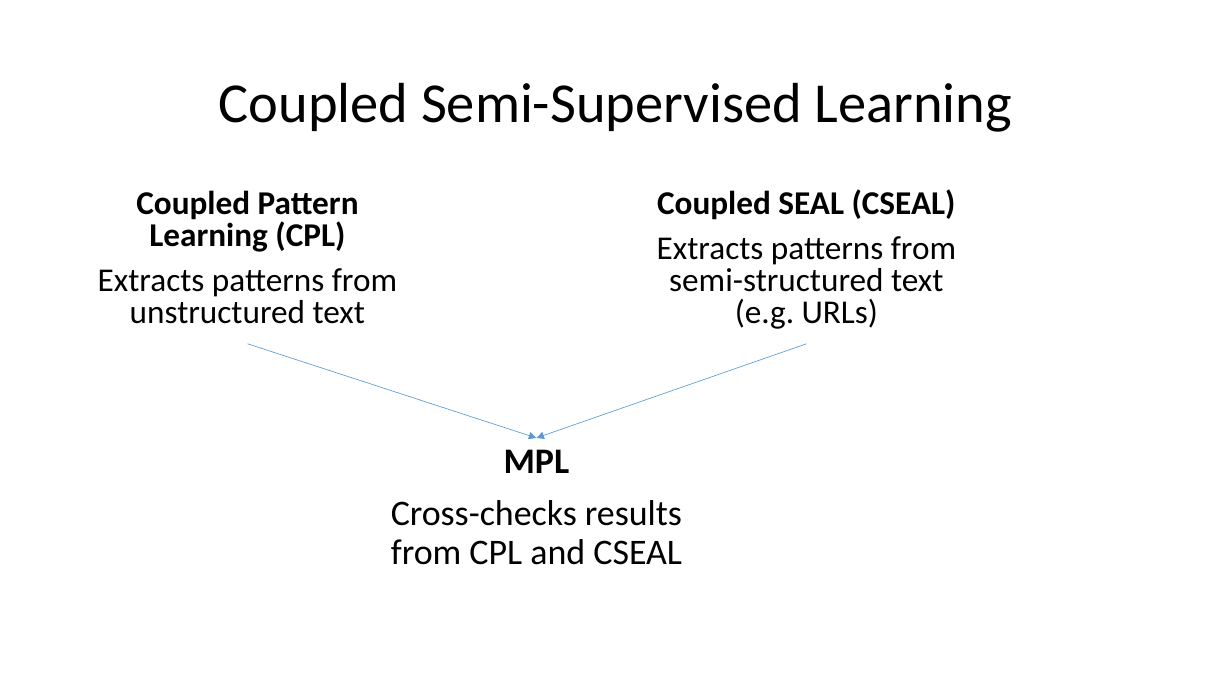
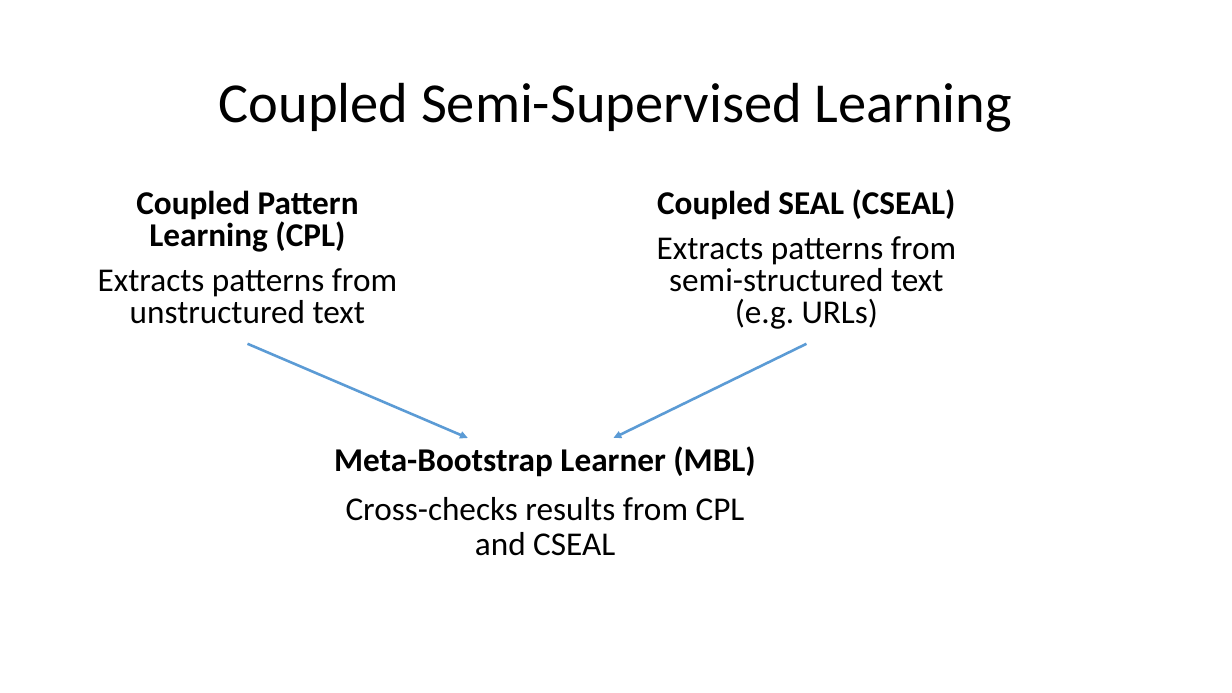
Before and after one commit to aritter/aritter.github.io, a slide deck: slide 8 of courses/slides/carlson2010_presentation.pptx (slide 7 before the commit). Drawn at 1232x693 pixels with LibreOffice and Linux fonts; fonts in the diff are those of the drawing. Boxes give left, top, right and bottom in pixels: in the first picture for what was removed or moved away, otherwise in the second. Text is boxed around its words. In the diff, an @@ line names an element or a change of style, - is before the commit and + after.

```diff
--- a/courses/slides/carlson2010_presentation.pptx
+++ b/courses/slides/carlson2010_presentation.pptx
@@ arrow moved from (248, 344) - (537, 438) to (248, 344) - (468, 438) @@
@@ arrow (248, 344) - (468, 438): stroke #5B9BD5 0.5 pt to #5B9BD5 2 pt @@
@@ arrow moved from (807, 344) - (537, 438) to (807, 344) - (614, 438) @@
@@ arrow (807, 344) - (614, 438): stroke #5B9BD5 0.5 pt to #5B9BD5 2 pt @@
@@ text "Meta-Bootstrap Learner (MBL)": place and size @@
-text "Meta-Bootstrap Learner (MBL)" at box(391, 449, 682, 565)
+text "Meta-Bootstrap Learner (MBL)" at box(334, 446, 755, 556)
@@ text at box(334, 446, 755, 477): text changed; size 28 to 25.9 pt @@
-MPL
+Meta-Bootstrap Learner (MBL)
@@ text at box(346, 497, 745, 556): size 28 to 25.9 pt in "Cross-checks results from CPL and CSEAL" @@
```
Also in this commit, not shown: 6 other slides changed, 3 slides added.
